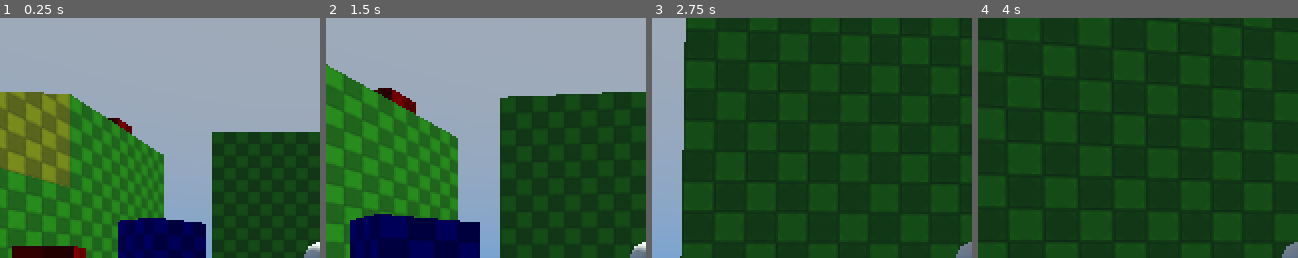
Above: before the commit, frames 1-4 (left to right).
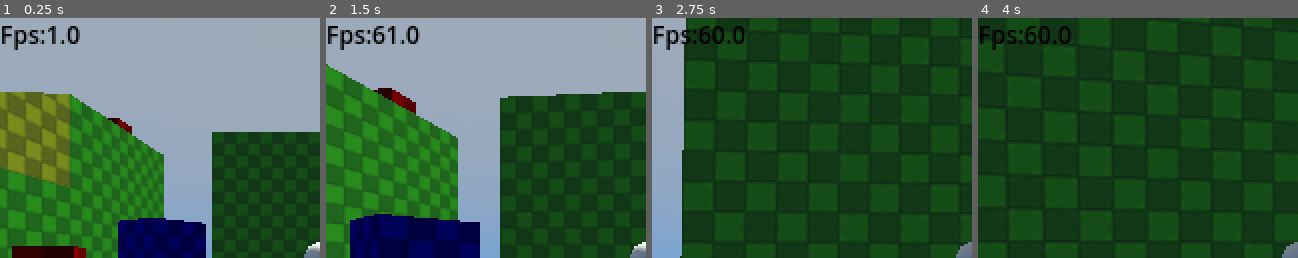
Above: after the commit, the same moments.

Repository: McInteractive23/Shard-Seaker
Game: Godot game, scene res://Levels/Dev Maps/Dev Playground/player_movement.tscn
Same seed, same stepped clock (60 frames per second), same inputs: the game is played once before the commit and once after it.
Inputs (mouse positions are % of the whole screen's width and height, from its top left):
- Up to frame 1 (0.25 s): no input
- Up to frame 2 (1.5 s): tap Enter at 0.5 s; move the mouse to (55, 50) at 0.52 s; hold Shift (Sprint) 0.53-1.28 s; hold W (Forward) from 0.53 s (still down); click (55, 50) at 0.67 s; tap Space (Jump) at 0.77 s; move the mouse to (45, 50) at 1.27 s; tap Shift (Sprint) at 1.35 s
- Up to frame 3 (2.75 s): keep holding W (Forward); tap Space (Jump) at 1.52 s; move the mouse to (52, 48) at 2.02 s; hold Shift (Sprint) from 2.03 s (still down)
- Up to frame 4 (4 s): keep holding W (Forward); move the mouse to (49, 52) at 2.77 s; release Shift (Sprint) at 2.78 s; tap Shift (Sprint) at 2.85 s; click (49, 52) at 2.92 s; tap Space (Jump) at 3.02, 3.77 s; move the mouse to (58, 51) at 3.52 s; hold Shift (Sprint) from 3.53 s (still down)
The pictures show only the part of the screen within x 0-50%, y 0-50%; the shares and areas given below are measured in that part.

The runs differ from the first frame. In frame 1, 0.9% of the frame differs, in the area x 0-25%, y 3-14%; in frame 2, 1.1%, in the area x 0-30%, y 3-14%; in frame 3, 1.0%; in frame 4, 0.9%.

Commit message:
Debug Fps Counter

Diff:
--- /dev/null
+++ b/Hud/debug_hud.gd
@@ -0,0 +1,11 @@
+extends CanvasLayer
+
+
+# Called when the node enters the scene tree for the first time.
+func _ready() -> void:
+	pass # Replace with function body.
+
+
+# Called every frame. 'delta' is the elapsed time since the previous frame.
+func _process(delta: float) -> void:
+	$Label.text = "Fps:" + str(Engine.get_frames_per_second())
--- /dev/null
+++ b/Hud/debug_hud.tscn
@@ -0,0 +1,16 @@
+[gd_scene load_steps=3 format=3 uid="uid://dx6nbjp0rojtn"]
+
+[ext_resource type="Script" uid="uid://biwnnsrumt384" path="res://Hud/debug_hud.gd" id="1_4q5du"]
+
+[sub_resource type="LabelSettings" id="LabelSettings_4q5du"]
+font_size = 12
+font_color = Color(0, 0, 0, 1)
+
+[node name="Debug" type="CanvasLayer"]
+script = ExtResource("1_4q5du")
+
+[node name="Label" type="Label" parent="."]
+offset_right = 60.0
+offset_bottom = 25.0
+text = "Fps:"
+label_settings = SubResource("LabelSettings_4q5du")
--- a/Levels/Dev Maps/Dev Playground/player_movement.tscn
+++ b/Levels/Dev Maps/Dev Playground/player_movement.tscn
@@ -6,6 +6,7 @@
 [ext_resource type="PackedScene" uid="uid://v25m8xjsukcb" path="res://Levels/Dev Maps/Dev Objects/red_dev_box.tscn" id="2_pvmc8"]
 [ext_resource type="PackedScene" uid="uid://2lv4tb876p6b" path="res://Levels/Dev Maps/Dev Objects/blue_dev_box.tscn" id="3_aacl7"]
 [ext_resource type="PackedScene" uid="uid://c668avcy1qx4v" path="res://Levels/Dev Maps/Dev Objects/yellow_dev_ramp.tscn" id="4_od6cd"]
+[ext_resource type="PackedScene" uid="uid://dx6nbjp0rojtn" path="res://Hud/debug_hud.tscn" id="7_pvmc8"]
 [ext_resource type="PackedScene" uid="uid://bk55hv8mne56w" path="res://Player/Player Controler.tscn" id="7_rjdx8"]
 
 [sub_resource type="ProceduralSkyMaterial" id="ProceduralSkyMaterial_j5ncr"]
@@ -185,5 +186,9 @@
 [node name="Yellow Dev Ramp" parent="Mesh/Ramps" instance=ExtResource("4_od6cd")]
 transform = Transform3D(-4.47035e-08, 0, 1, 0, 1, 0, -1, 0, -4.47035e-08, 9.5, 2, 1)
 
+[node name="Hud" type="Node" parent="."]
+
+[node name="Debug Hud" parent="Hud" instance=ExtResource("7_pvmc8")]
+
 [node name="PlayerControler" parent="." instance=ExtResource("7_rjdx8")]
 transform = Transform3D(1, 0, 0, 0, 1, 0, 0, 0, 1, 0, 1, 0)
Not shown, added: Hud/debug_hud.gd.uid
Not shown: 1 places in Levels/Dev Maps/Dev Playground/player_movement.tscn that only renumber resources
